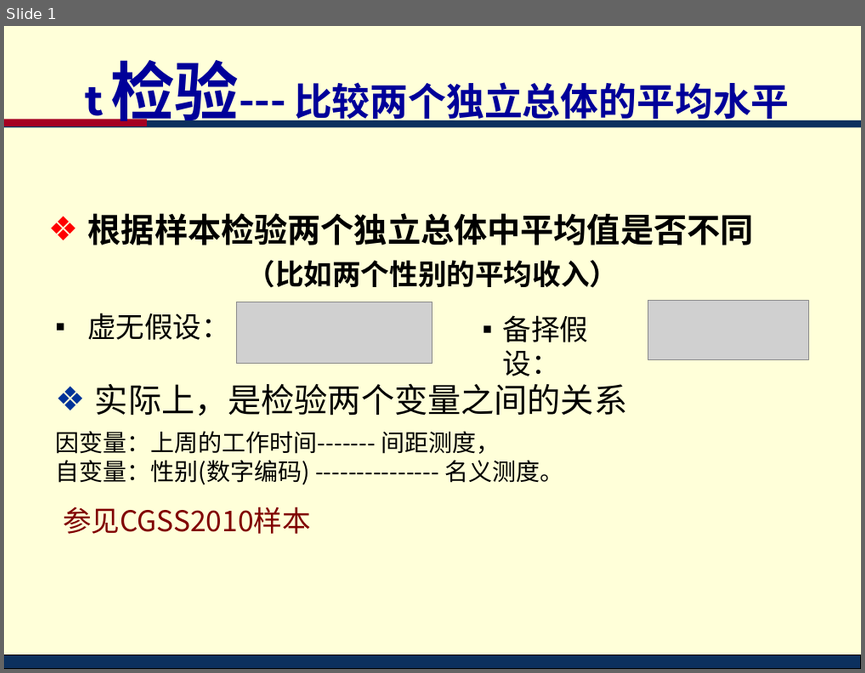
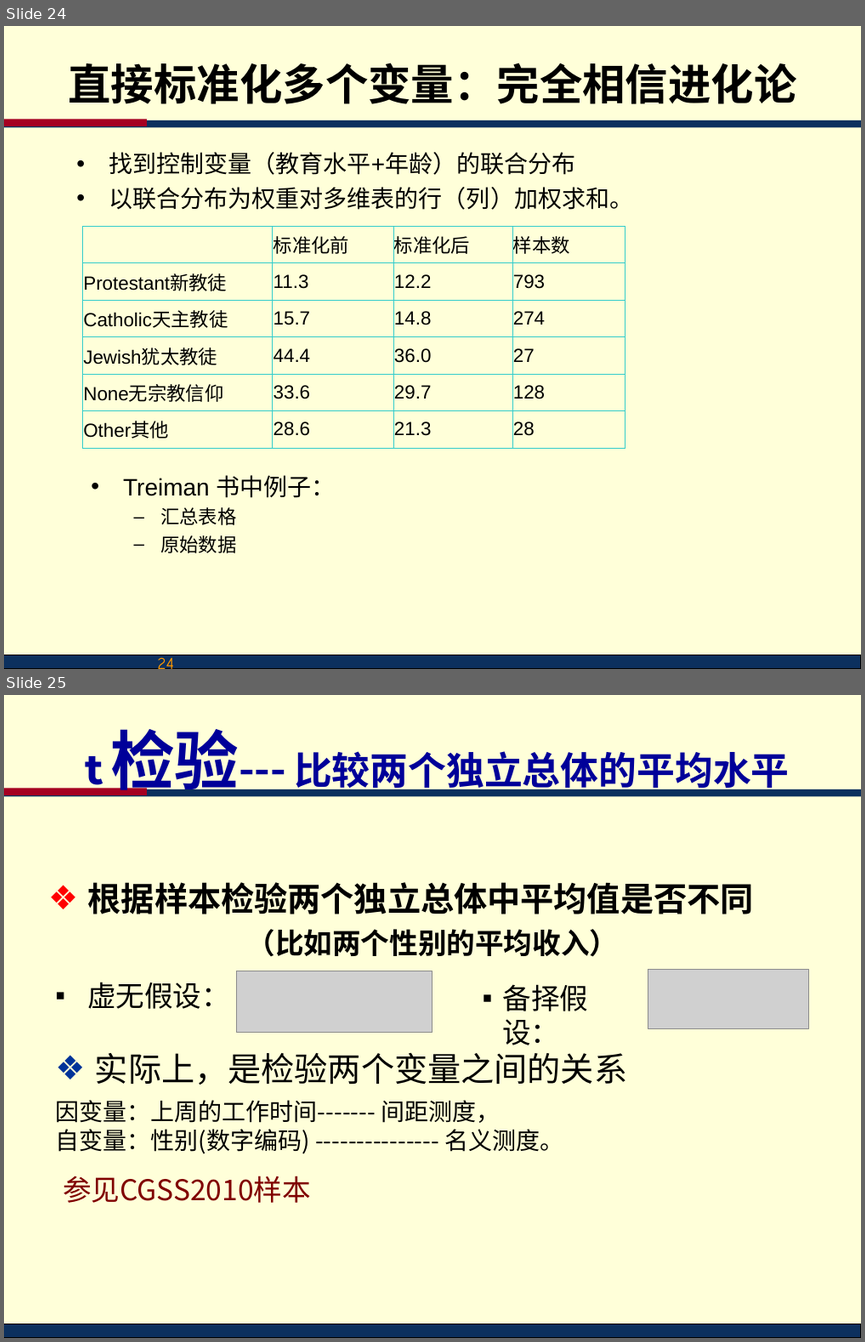
Before and after one commit to lidingruc/2018R, a slide deck: l09test/test.ppt. Shown one above the other, each under a label of ours: slide 1 before the commit, slides 24 and 25 after it. The pictures are 865x673 and 865x1342 pixels, drawn with LibreOffice and Linux fonts; fonts in the diff are those of the drawing; grey boxes stand for pictures; background and template pictures are left out. Boxes give left, top, right and bottom in pixels: in the first picture for what was removed or moved away, otherwise in the second. Text is boxed around its words. In the diff, an @@ line names an element or a change of style, - is before the commit and + after.

```diff
--- a/l09test/test.ppt
+++ b/l09test/test.ppt
@@ slide 24 added at (4,26,861,669), background #FFFFD9; not listed: 3 template elements that a slide beside it also shows @@
@@ title added at (69,63,797,104), 36 pt, text #000000, bold @@
+直接标准化多个变量：完全相信进化论
@@ text added at (109,152,633,210), 20 pt, text #000000 @@
+• 找到控制变量（教育水平+年龄）的联合分布
+• 以联合分布为权重对多维表的行（列）加权求和。
@@ table added at (83,226,625,448), 6 rows, 4 columns @@
+ | 标准化前 | 标准化后 | 样本数
+Protestant新教徒 | 11.3 | 12.2 | 793
+Catholic天主教徒 | 15.7 | 14.8 | 274
+Jewish犹太教徒 | 44.4 | 36.0 | 27
+None无宗教信仰 | 33.6 | 29.7 | 128
+Other其他 | 28.6 | 21.3 | 28
@@ text added at (123,475,336,553), 20 pt, text #000000 @@
+• Treiman 书中例子：
+  – 汇总表格
+  – 原始数据
@@ page number added at (33,648,183,669), 14 pt, text #FF9900 @@
+24
@@ what was slide 1 is now slide 25 @@
```
Also in this commit, not shown: 1 slide changed, 23 other slides added, 48 other files.
